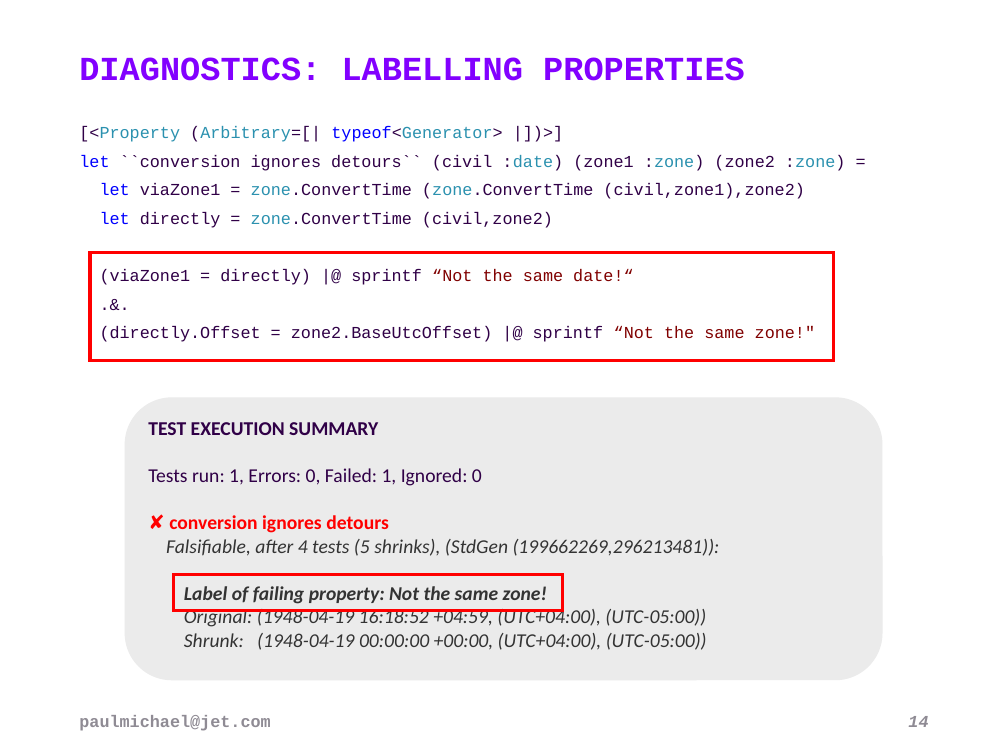
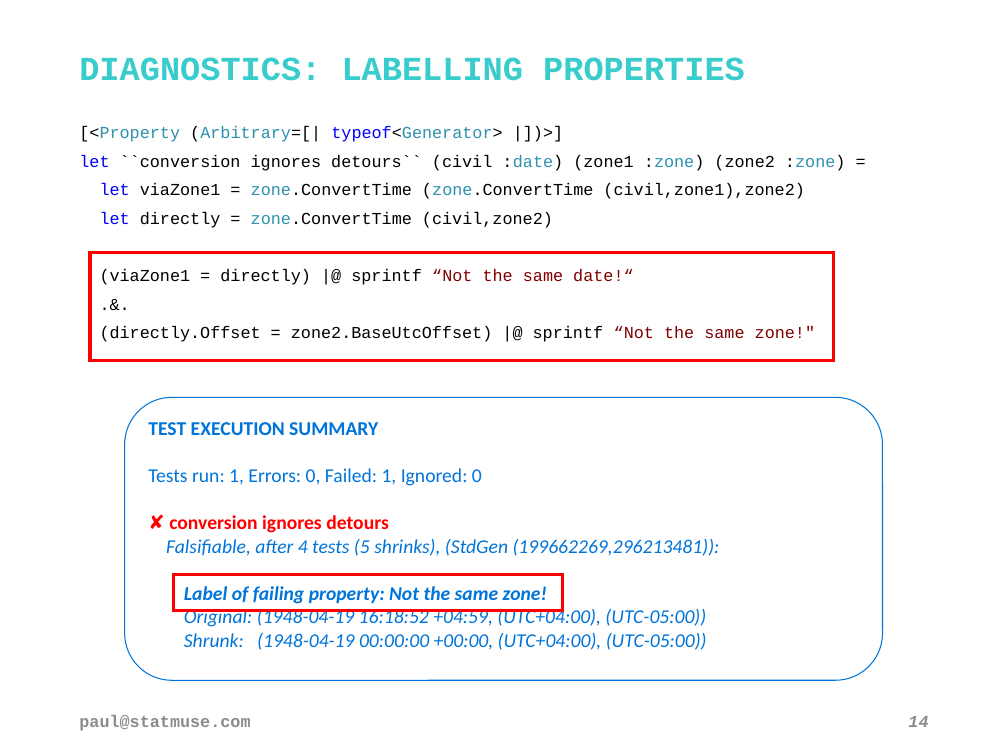
Before and after one commit to pblasucci/quickpbt, a slide deck: slide 14 of quickpbt.pptx. Drawn at 1008x756 pixels with LibreOffice and Linux fonts; fonts in the diff are those of the drawing; background and template pictures are left out. Boxes give left, top, right and bottom in pixels: in the first picture for what was removed or moved away, otherwise in the second. Text is boxed around its words. In the diff, an @@ line names an element or a change of style, - is before the commit and + after.

Commit message:
updated slide deck (statmuse); added pdf version of presentation

```diff
--- a/quickpbt.pptx
+++ b/quickpbt.pptx
@@ text "DIAGNOSTICS: LABELLING PROPERTIES" at bbox=[79, 57, 745, 81]: text colour #8200FF to #39CCCC @@
@@ text "[<Property (Arbitrary=[| typeof<Generator> |])>]" at bbox=[79, 126, 846, 342]: text colour #300047 to #000000 in "[<Property (Arbitrary=[| typeof<Generator> |])>]", "``conversion ignores detours`` (civil :date) (zone1 :zone) ...", "viaZone1 = zone.ConvertTime (zone.ConvertTime (civil,zone1), ...", "directly = zone.ConvertTime (civil,zone2)" and 3 more places @@
@@ rounded rectangle "TEST EXECUTION SUMMARY" at bbox=[125, 397, 883, 680]: fill #EBEBEB to none; outline none to #0074D9 0.75 pt @@
@@ text in rounded rectangle at bbox=[148, 422, 720, 650]: text colour #300047 to #0074D9 in "TEST EXECUTION SUMMARY", "Tests run: 1, Errors: 0, Failed: 1, ..."; text colour #333333 to #0074D9 in "Falsifiable, after 4 tests (5 shrinks), (StdGen ...", "Label of failing property: Not the same ...", "Original: (1948-04-19 16:18:52 +04:59, (UTC+04:00), (UTC-05: ...", "Shrunk: (1948-04-19 00:00:00 +00:00, (UTC+04:00), (UTC-05:00 ..." @@
@@ text at bbox=[79, 715, 250, 731]: text changed; text colour #8F8C95 to #8C8C8C @@
-paulmichael@jet.com
+paul@statmuse.com
```
Also in this commit, not shown: 22 other slides changed, 1 other file.
